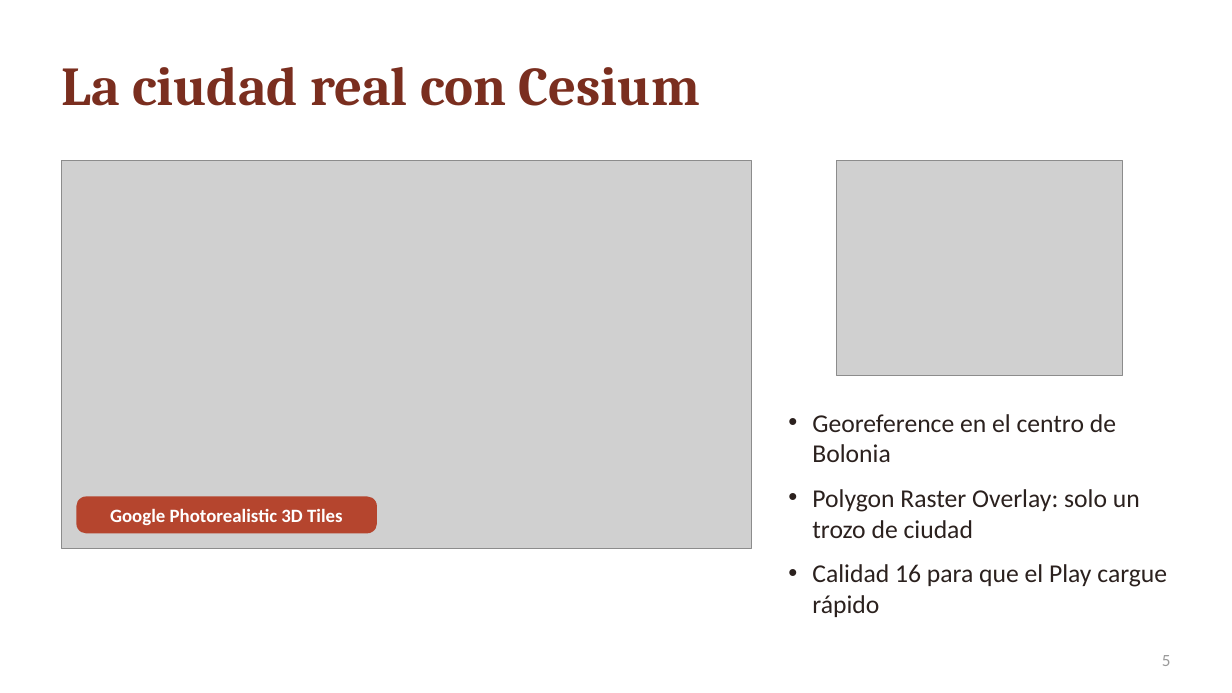
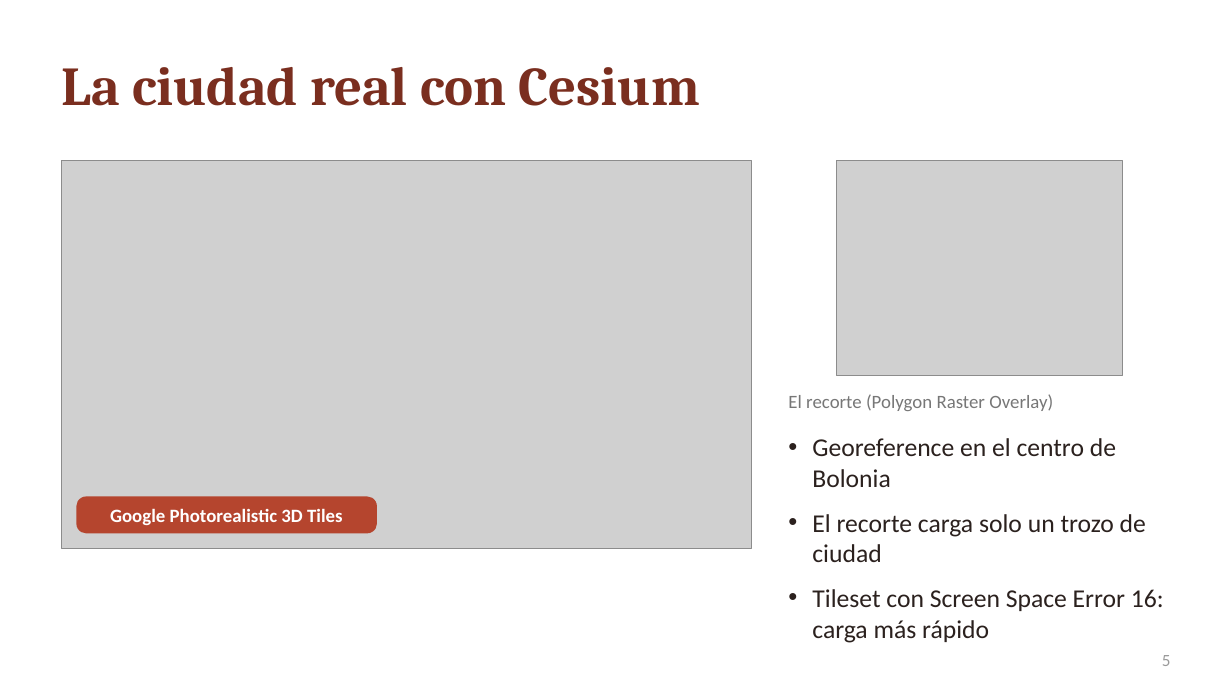
Before and after one commit to antonioRodriguez7/ComGra-AntonioRI, a slide deck: slide 5 of Capturas_Presentacion/Presentacion_Bolonia.pptx. Drawn at 1232x693 pixels with LibreOffice and Linux fonts; fonts in the diff are those of the drawing; grey boxes stand for pictures. Boxes give left, top, right and bottom in pixels: in the first picture for what was removed or moved away, otherwise in the second. Text is boxed around its words. In the diff, an @@ line names an element or a change of style, - is before the commit and + after.

```diff
--- a/Capturas_Presentacion/Presentacion_Bolonia.pptx
+++ b/Capturas_Presentacion/Presentacion_Bolonia.pptx
@@ text added at (788, 394, 1053, 411), 11 pt, text #777777 @@
+El recorte (Polygon Raster Overlay)
@@ text "Georeference en el centro de ...": place and size @@
-text "Georeference en el centro de ..." at (812, 414, 1167, 617)
+text "Georeference en el centro de ..." at (812, 438, 1164, 643)
@@ text at (812, 514, 1164, 643): text changed @@
-• Polygon Raster Overlay: solo un trozo de ciudad
-• Calidad 16 para que el Play cargue rápido
+• El recorte carga solo un trozo de ciudad
+• Tileset con Screen Space Error 16: carga más rápido
```
Also in this commit, not shown: 3 other slides changed, 10 other files.
